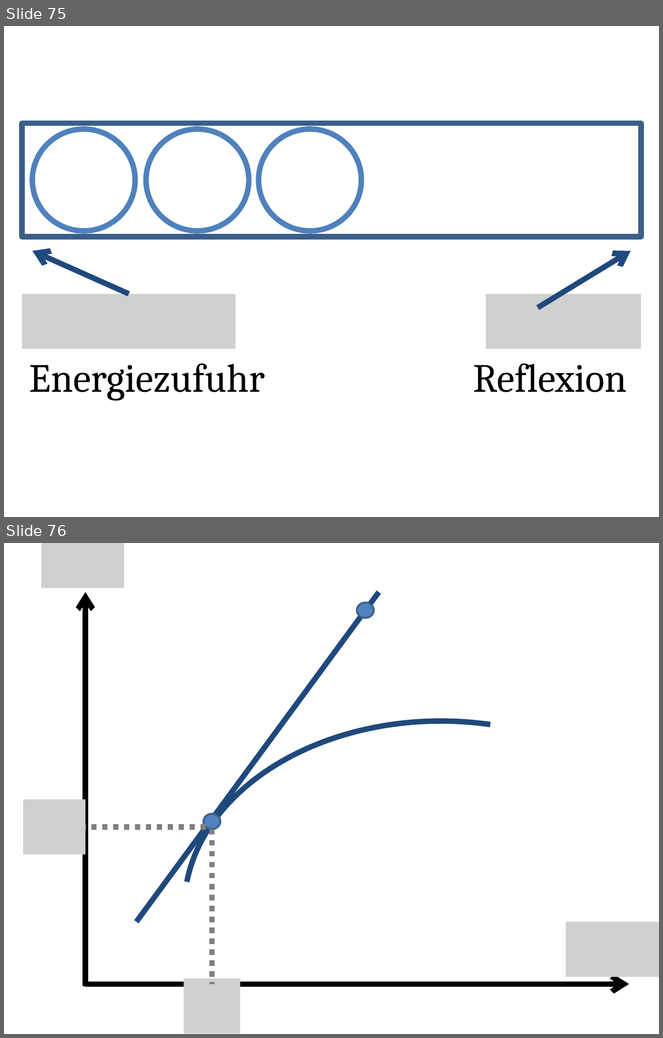
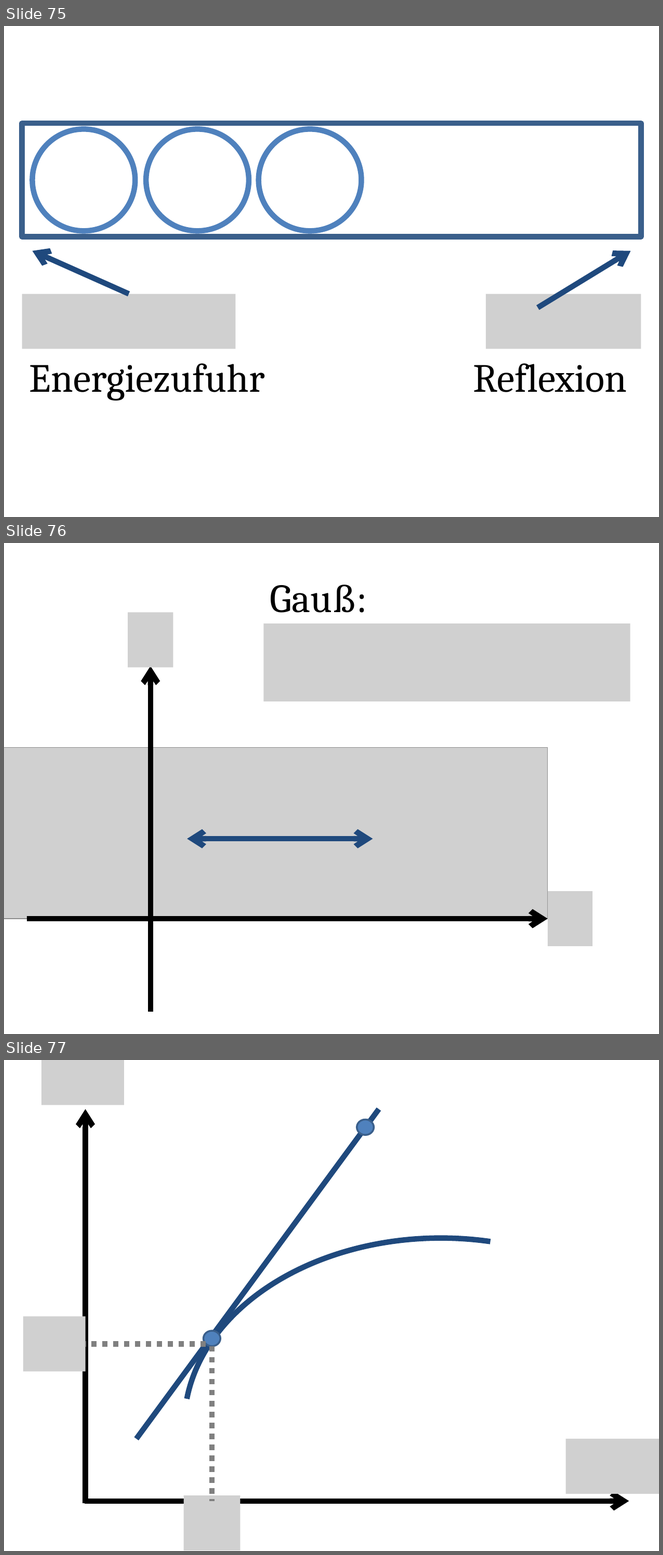
Before and after one commit to sophiahenckell/HIWI_Computersimulation, a slide deck: Bilder.pptx. Shown one above the other, each under a label of ours: slides 75 and 76 before the commit, slides 75, 76 and 77 after it. The pictures are 663x1038 and 663x1555 pixels, drawn with LibreOffice and Linux fonts; fonts in the diff are those of the drawing; grey boxes stand for pictures. Boxes give left, top, right and bottom in pixels: in the first picture for what was removed or moved away, otherwise in the second. Text is boxed around its words. In the diff, an @@ line names an element or a change of style, - is before the commit and + after.

```diff
--- a/Bilder.pptx
+++ b/Bilder.pptx
@@ slide 76 added at bbox=[4, 543, 659, 1034], background #FFFFFF @@
@@ text added at bbox=[270, 585, 367, 613], 44 pt, text #000000 @@
+Gauß:
@@ picture added at bbox=[128, 613, 173, 667] @@
@@ picture added at bbox=[263, 624, 631, 702] @@
@@ arrow added from (151, 1012) to (151, 666), #000000 6 pt @@
@@ picture added at bbox=[4, 748, 548, 919] @@
@@ picture added at bbox=[263, 788, 311, 844] @@
@@ double arrow added from (188, 839) to (373, 839), #1F497D 6 pt @@
@@ picture added at bbox=[548, 891, 592, 947] @@
@@ arrow added from (27, 919) to (548, 919), #000000 6 pt @@
@@ what was slide 76 is now slide 77 @@
```
Also in this commit, not shown: 1 other slide added, 7 other files.
